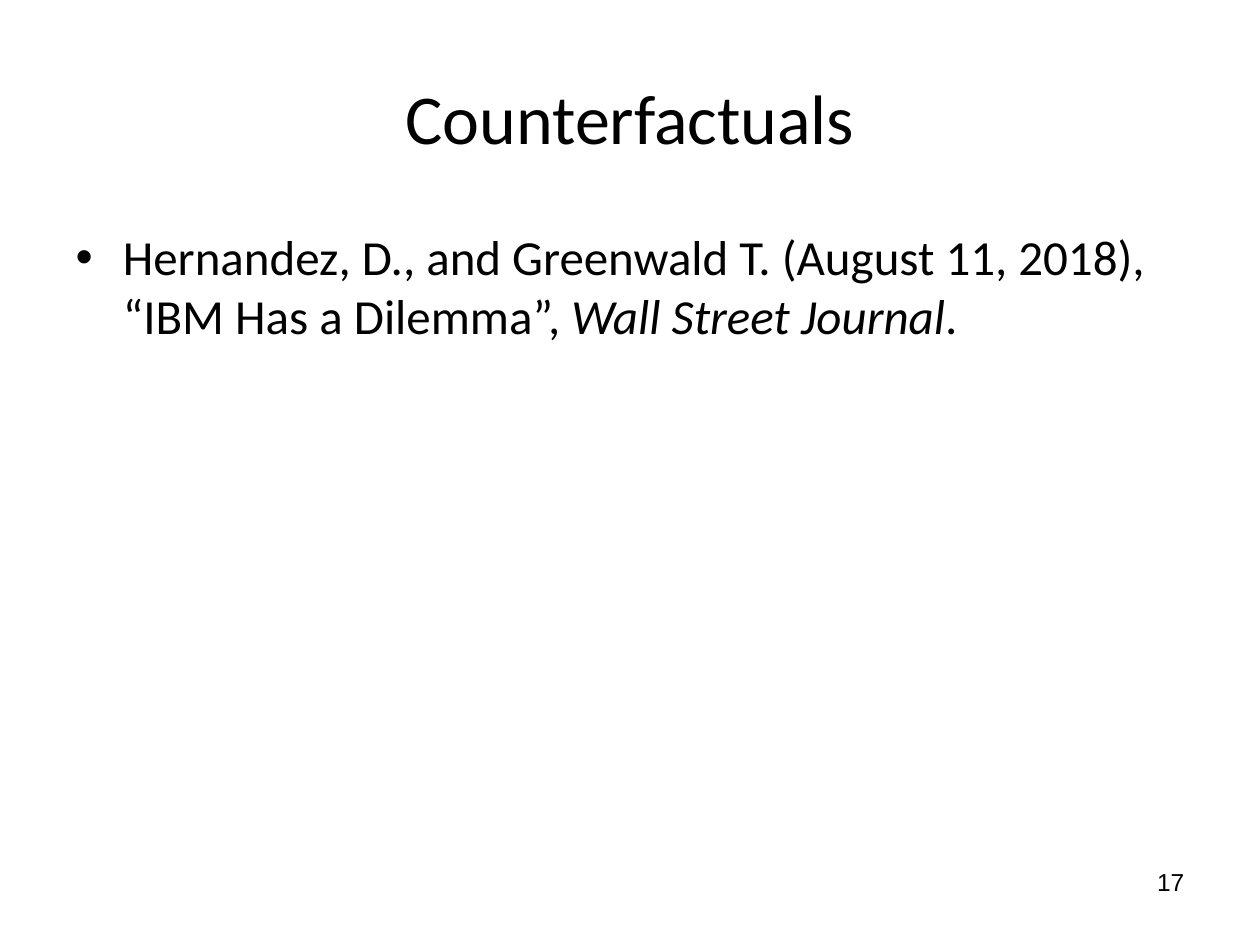
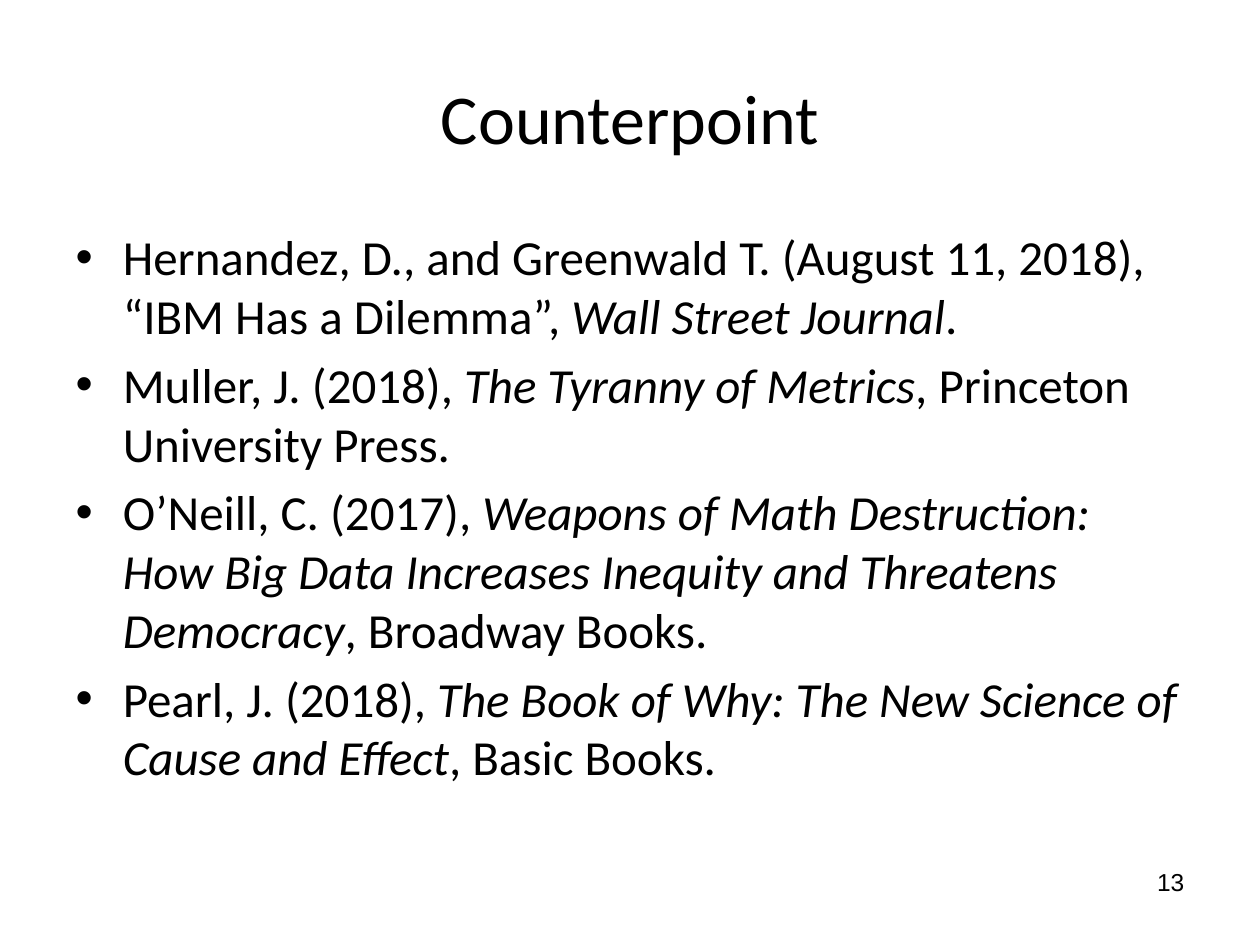
Before and after one commit to wsphd/datajam2018, a slide deck: slide 13 of dj2018.pptx (slide 17 before the commit). Drawn at 1260x945 pixels with LibreOffice and Linux fonts; fonts in the diff are those of the drawing. Boxes give left, top, right and bottom in pixels: in the first picture for what was removed or moved away, otherwise in the second. Text is boxed around its words. In the diff, an @@ line names an element or a change of style, - is before the commit and + after.

```diff
--- a/dj2018.pptx
+++ b/dj2018.pptx
@@ title at (441, 96, 819, 156): text changed @@
-Counterfactuals
+Counterpoint
@@ text at (123, 367, 1177, 781): paragraphs added @@
+• Muller, J. (2018), The Tyranny of Metrics, Princeton University Press.
+• O’Neill, C. (2017), Weapons of Math Destruction: How Big Data Increases Inequity and Threatens Democracy, Broadway Books.
+• Pearl, J. (2018), The Book of Why: The New Science of Cause and Effect, Basic Books.
@@ page number at (1157, 874, 1184, 892): text changed @@
-17
+13
```
Also in this commit, not shown: 3 other slides changed, 3 slides added, 5 slides removed, 2 other files.
